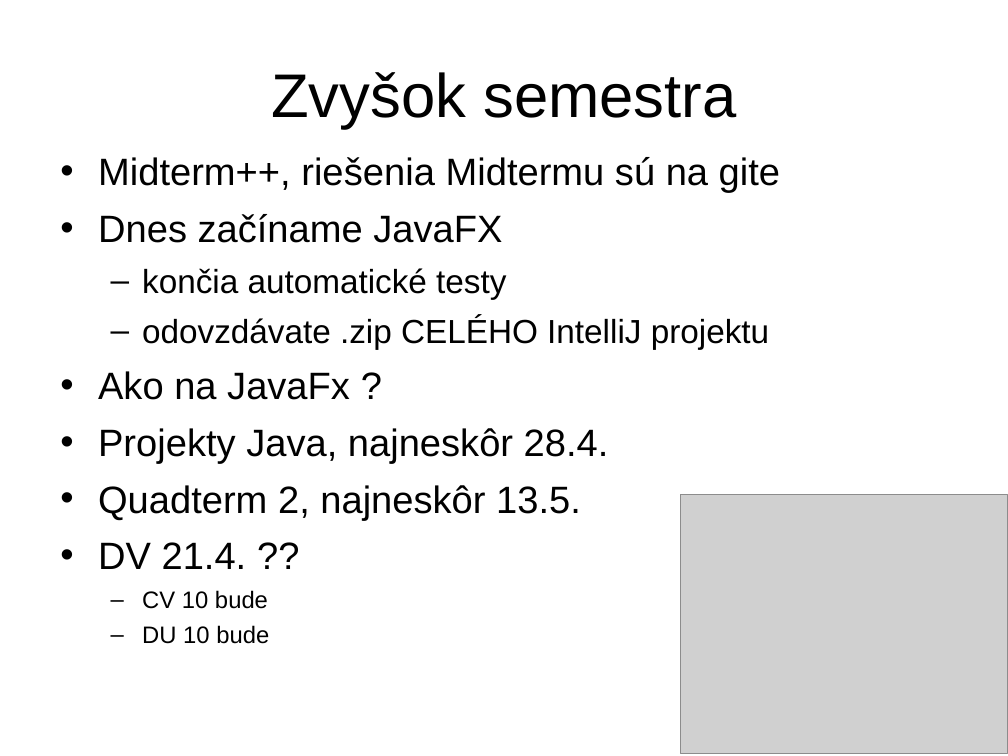
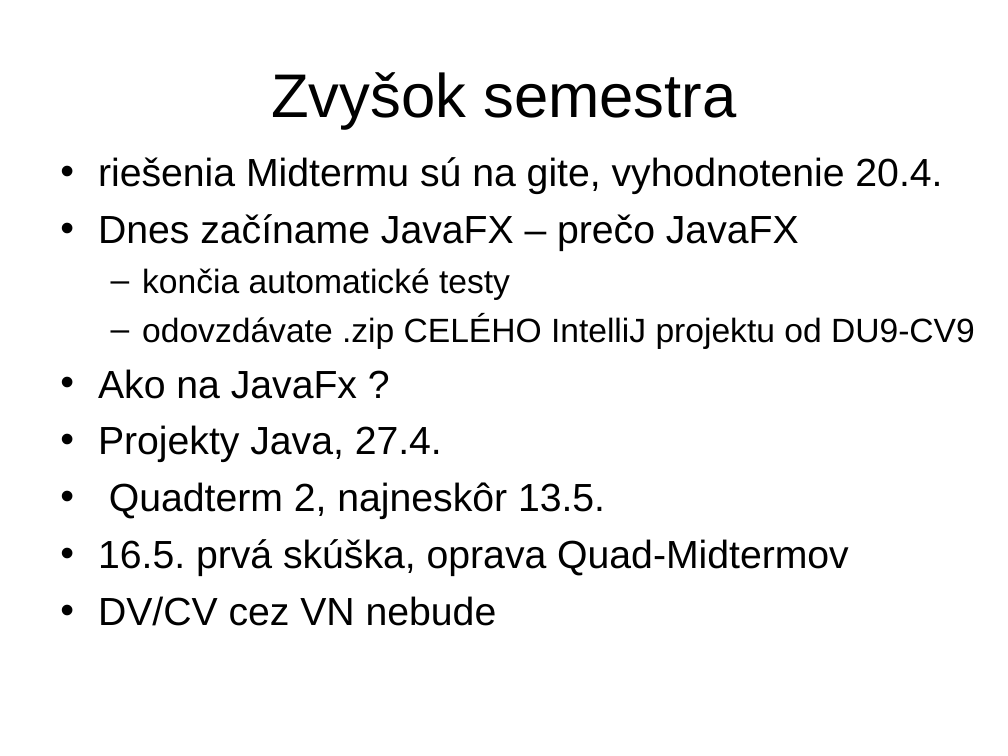
Before and after one commit to Programovanie4/Prednasky, a slide deck: slide 1 of 09/09_java.ppt (slide 3 before the commit). Drawn at 1008x756 pixels with LibreOffice and Linux fonts; fonts in the diff are those of the drawing; grey boxes stand for pictures. Boxes give left, top, right and bottom in pixels: in the first picture for what was removed or moved away, otherwise in the second. Text is boxed around its words. In the diff, an @@ line names an element or a change of style, - is before the commit and + after.

```diff
--- a/09/09_java.ppt
+++ b/09/09_java.ppt
@@ text at (98, 157, 942, 251): text changed; size 27.2 to 28 pt @@
-• Midterm++, riešenia Midtermu sú na gite
-• Dnes začíname JavaFX
+• riešenia Midtermu sú na gite, vyhodnotenie 20.4.
+• Dnes začíname JavaFX – prečo JavaFX
@@ text at (98, 268, 605, 519): size 23.8 to 24 pt in "končia automatické testy"; size 27.2 to 28 pt in "Ako na JavaFx ?", "Quadterm 2, najneskôr 13.5."; less space between paragraphs @@
@@ text at (142, 315, 975, 349): text changed; size 23.8 to 24 pt @@
-  – odovzdávate .zip CELÉHO IntelliJ projektu
+  – odovzdávate .zip CELÉHO IntelliJ projektu od DU9-CV9
@@ text at (98, 425, 442, 462): text changed; size 27.2 to 28 pt @@
-• Projekty Java, najneskôr 28.4.
+• Projekty Java, 27.4.
@@ picture removed at (680, 495, 1008, 753) @@
@@ text at (98, 539, 849, 626): text changed; size 17 to 28 pt @@
-• DV 21.4. ??
-  – CV 10 bude
-  – DU 10 bude
+• 16.5. prvá skúška, oprava Quad-Midtermov
+• DV/CV cez VN nebude
```
Also in this commit, not shown: 1 other slide changed, 3 slides removed, 1 other file.
